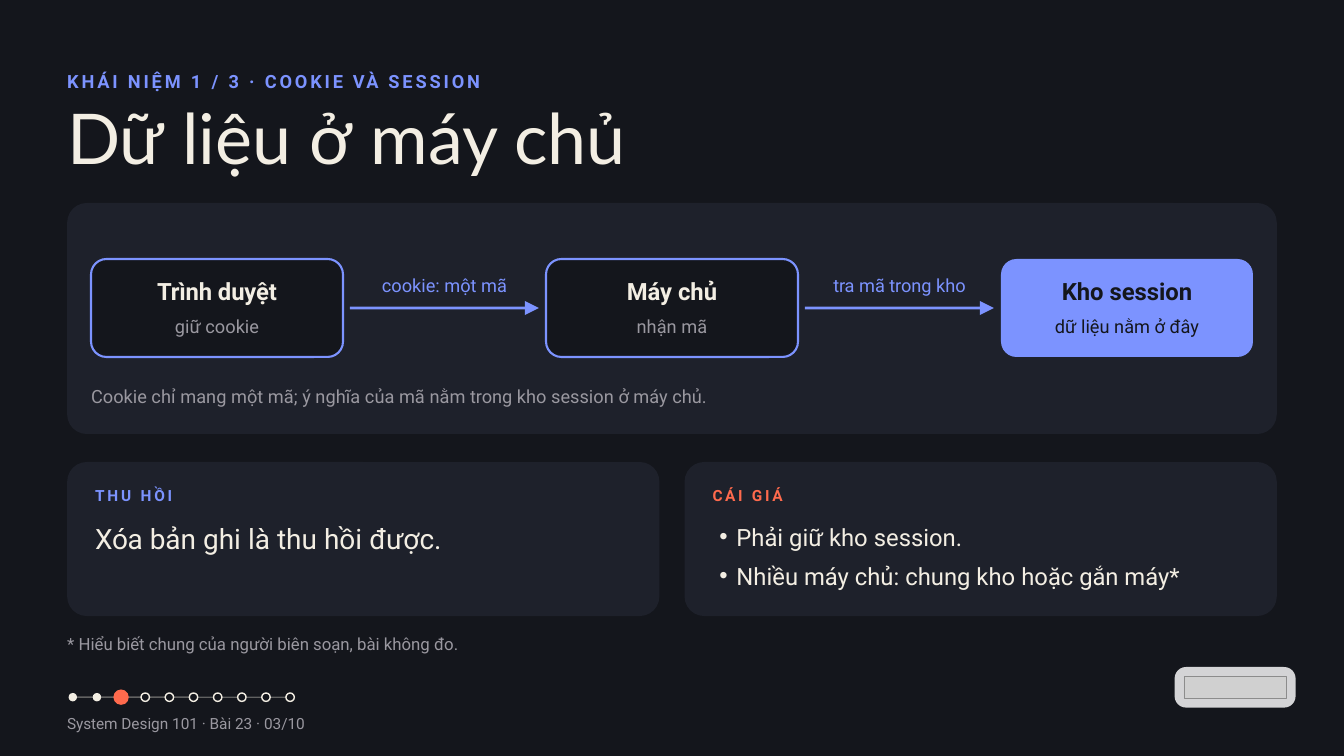
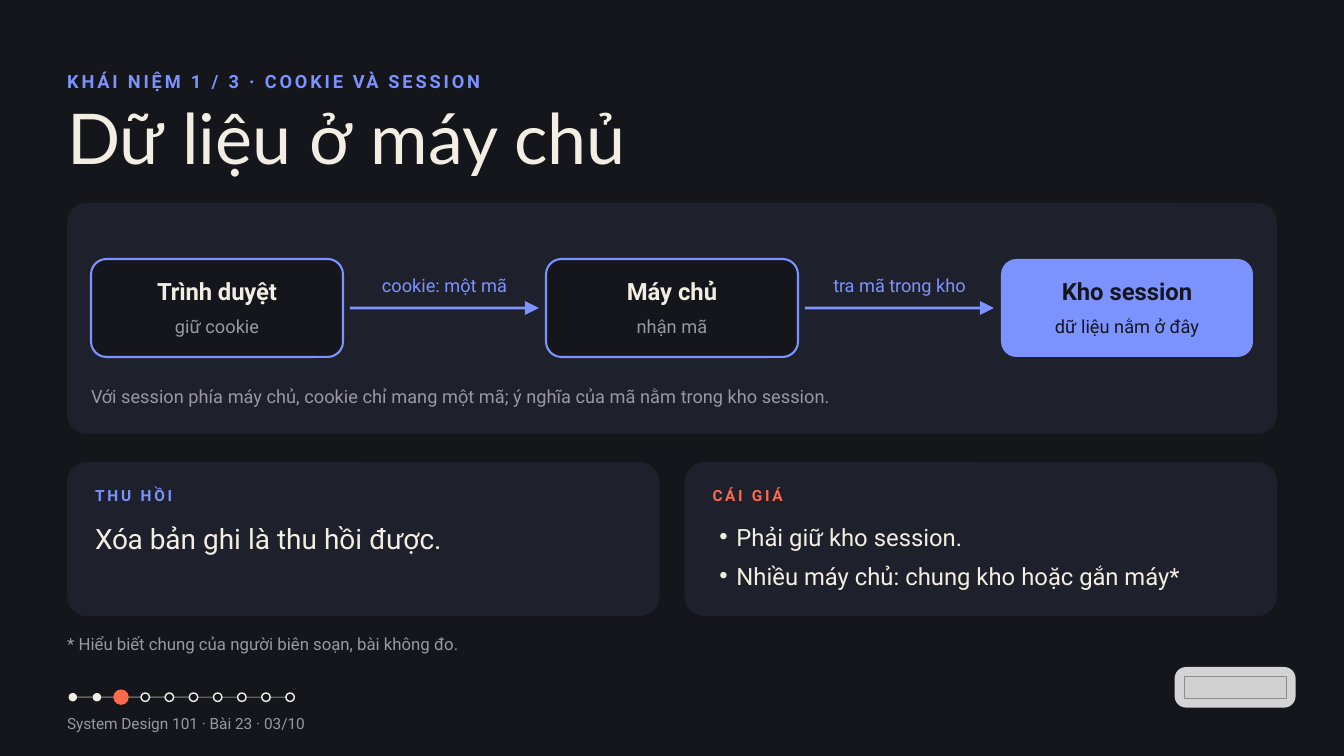
Before and after one commit to vohoailinh90/tool-marketing-studio, a slide deck: slide 3 of system-design-101/vi/lessons/sd-14-023/slides/sd-14-023.pptx. Drawn at 1344x756 pixels with LibreOffice and Linux fonts; fonts in the diff are those of the drawing; grey boxes stand for pictures. Boxes give left, top, right and bottom in pixels: in the first picture for what was removed or moved away, otherwise in the second. Text is boxed around its words. In the diff, an @@ line names an element or a change of style, - is before the commit and + after.

```diff
--- a/system-design-101/vi/lessons/sd-14-023/slides/sd-14-023.pptx
+++ b/system-design-101/vi/lessons/sd-14-023/slides/sd-14-023.pptx
@@ text at <box>91,388,830,407</box>: text changed @@
-Cookie chỉ mang một mã; ý nghĩa của mã nằm trong kho session ở máy chủ.
+Với session phía máy chủ, cookie chỉ mang một mã; ý nghĩa của mã nằm trong kho session.
```
Also in this commit, not shown: 1 other slide changed, 1 other file.
